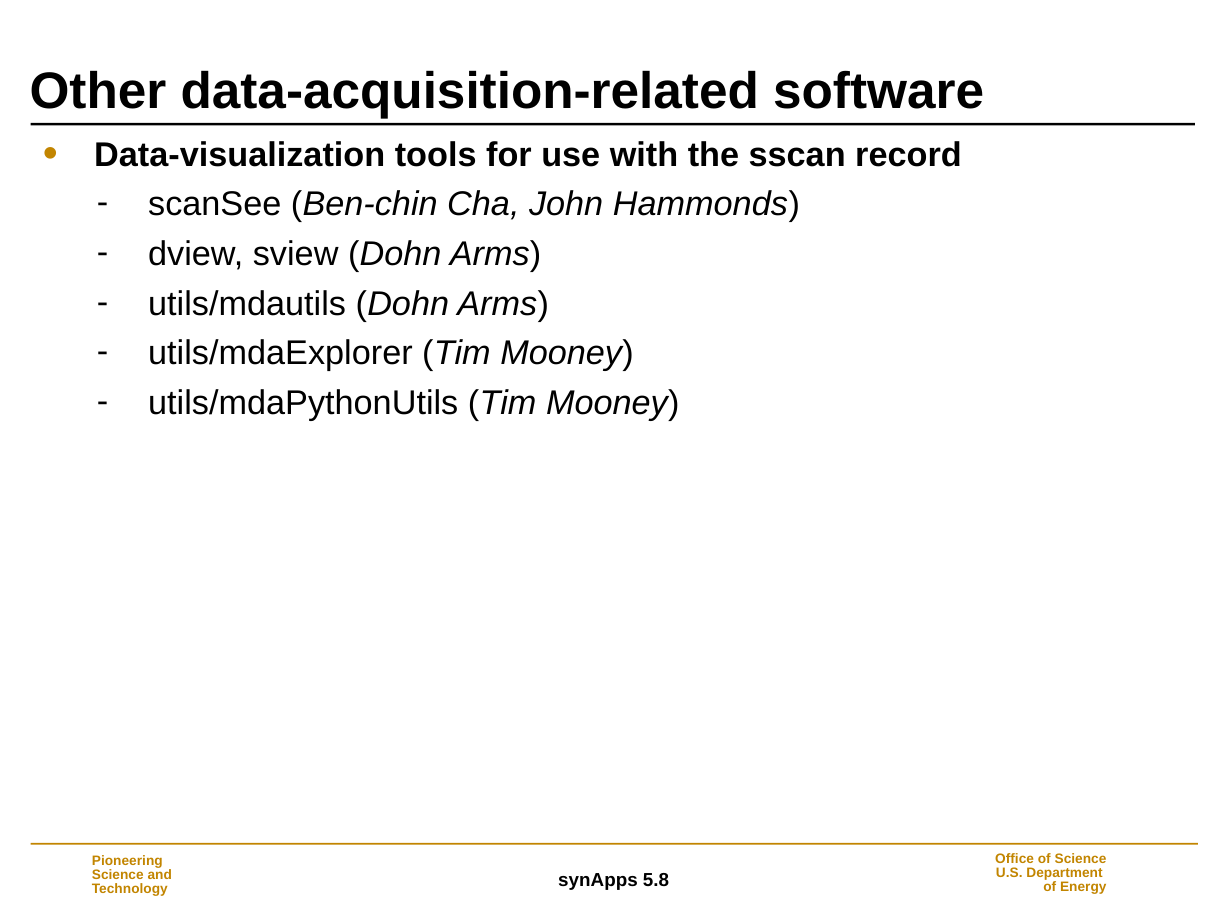
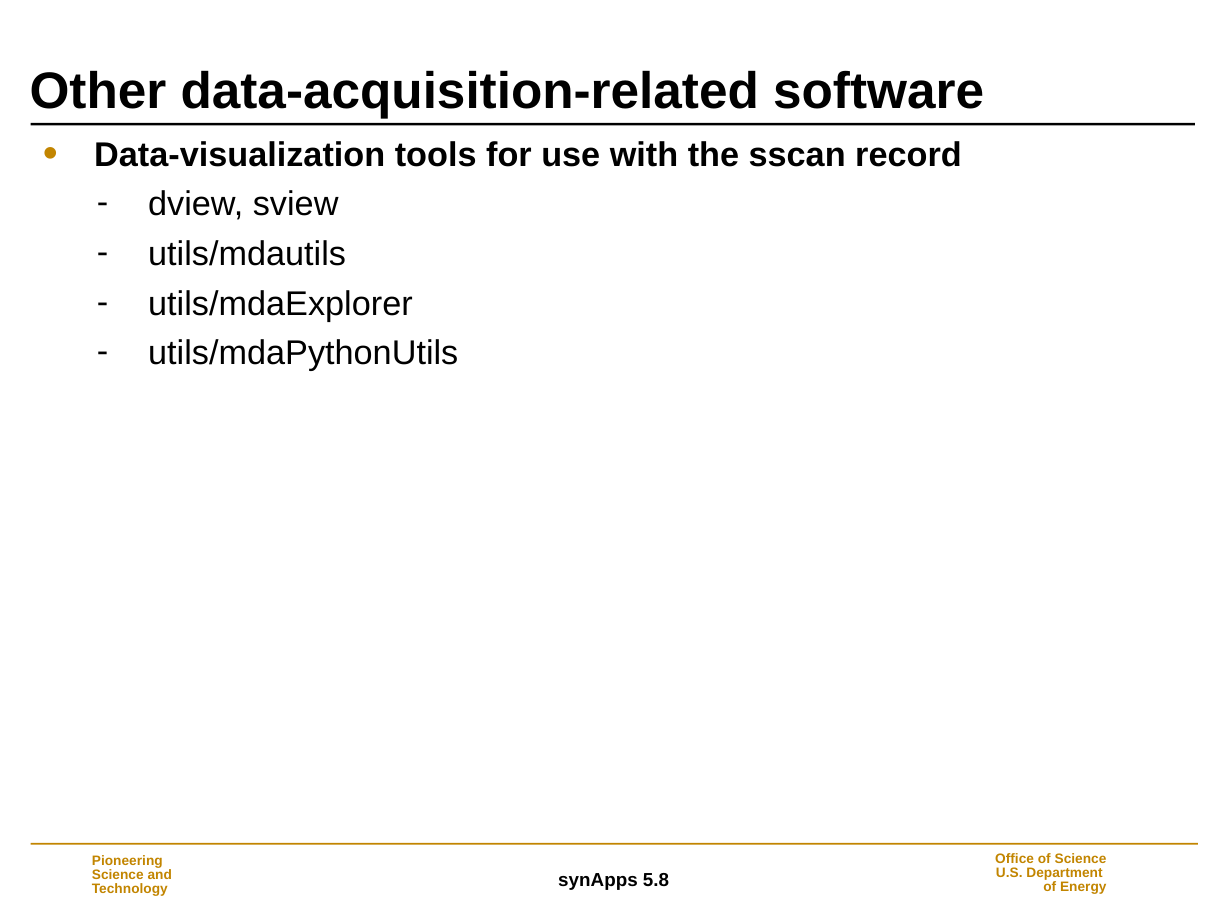
Before and after one commit to EPICS-synApps/support, a slide deck: slide 37 of documentation/IntroToSynApps.ppt (slide 41 before the commit). Drawn at 1232x924 pixels with LibreOffice and Linux fonts; fonts in the diff are those of the drawing; background and template pictures are left out. Boxes give left, top, right and bottom in pixels: in the first picture for what was removed or moved away, otherwise in the second. Text is boxed around its words. In the diff, an @@ line names an element or a change of style, - is before the commit and + after.

```diff
--- a/documentation/IntroToSynApps.ppt
+++ b/documentation/IntroToSynApps.ppt
@@ text at [148,190,458,371]: text changed @@
-  – scanSee (Ben-chin Cha, John Hammonds)
-  – dview, sview (Dohn Arms)
-  – utils/mdautils (Dohn Arms)
-  – utils/mdaExplorer (Tim Mooney)
-  – utils/mdaPythonUtils (Tim Mooney)
+  – dview, sview
+  – utils/mdautils
+  – utils/mdaExplorer
+  – utils/mdaPythonUtils
```
Also in this commit, not shown: 42 other slides changed, 5 slides removed.
